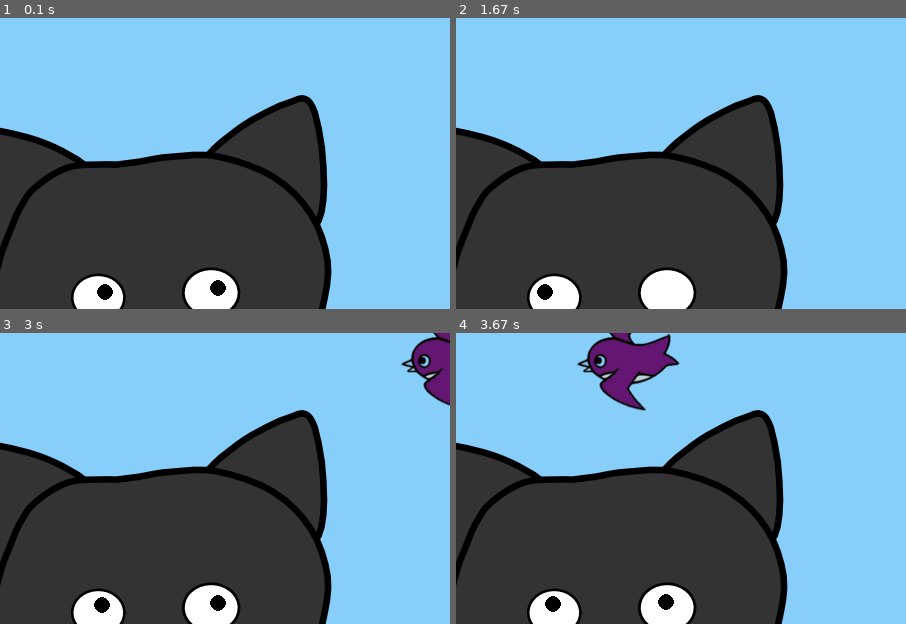
Above: before the commit, frames 1-4 (two rows, left to right).
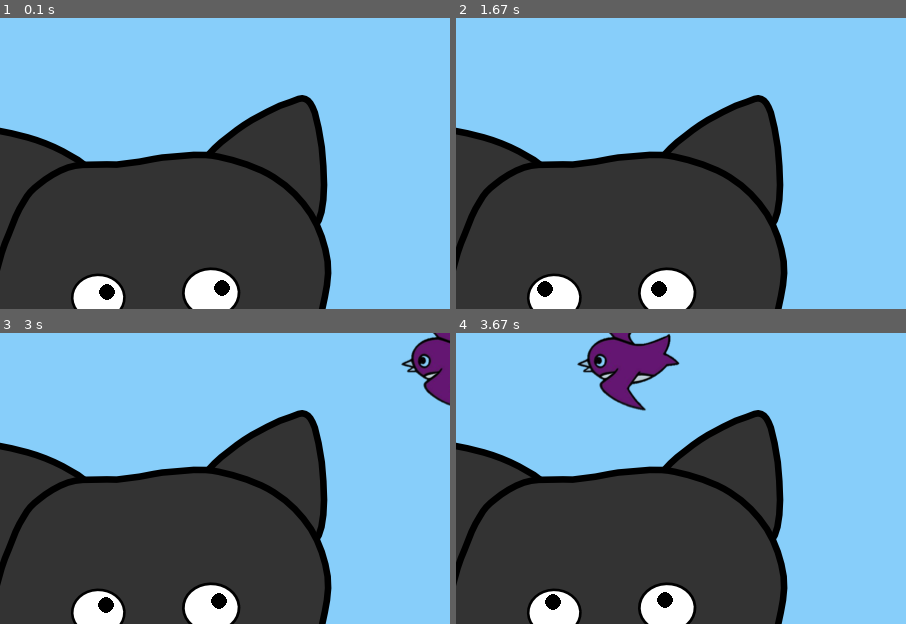
Above: after the commit, the same moments.

Repository: penelopy/py_games
Game: pygame game, started from bird watching/bird_watch.py
The game is run twice, just before and just after one commit, with the same random seed, the same clock (stepped at 60 frames per second) and the same inputs. The source is Python 2; it was converted automatically to run under Python 3.
Inputs:
- Up to frame 1 (0.1 s): no input
- Up to frame 2 (1.67 s): no input
- Up to frame 3 (3 s): no input
- Up to frame 4 (3.67 s): no input
The pictures show only the part of the screen within x 16-66%, y 5-55%; the shares and areas given below are measured in that part.

The runs differ from the first frame. In frame 1, 0.1% of the frame differs, in the area x 21-52%, y 90-97%; in frame 2, 0.2%, in the area x 18-47%, y 90-97%; in frame 3, 0.1%; in frame 4, 0.1%.

Commit message:
Recent edits 2

Diff:
--- a/bird watching/classes.py
+++ b/bird watching/classes.py
@@ -1,5 +1,6 @@
 from settings import *
 import pygame, sys, random, math
+from math import sqrt
 pygame.init()
 
 
@@ -25,44 +26,13 @@
 		self.eye_y = eye_y
 
 	def calculate_position(self):
-		# this module makes the pupil move in a circle around the eye, to follow the bird
+		X = self.bird.x - self.eye_x
+		Y = self.bird.y - self.eye_y
+		Z = sqrt(X**2 + Y**2)
 
-		# food.rect should be the bird to follow
-		# eye_x an eye_y are the center of the eye
-
-		# test code for eye following
-		# ------------------------------------------------------------------------------------
-		# the pupil should line at a fixed distance from the eye center, along the imaginary line that joins the eye center and the bird.
-		# step 1: find the slope of the line connecting the eye and the bird
-		# step 2: the following parameters are known: (distance from eye center to pupil, slope of line between eye center and pupil)
-		# step 3: use this information to find and x and y position for the pupil where these parameters are also true
-
-		# pygame.draw.line(screen, BLACK, (self.bird.x + 50, self.bird.y + 100), (self.eye_x, self.eye_y))
-		x_distance = (self.bird.x - self.eye_x)
-		# if x distance = 0, change it to a very small number so you don't get a "divide by 0" error
-		if x_distance == 0:
-			x_distance = 0.00000001
-		y_distance = (self.bird.y - self.eye_y)
-
-		# # if slope distance = 0, change it to a very small number so you don't get a "divide by 0" error
-		slope = y_distance/x_distance
-		if slope == 0:
-			slope = 0.00000001
-
-		# # use a trial and error method to find a new x and y, to find the correct z
-		# # when you have find the correct z, the x and y are correct
-		# # you use the slope of the angle between the eye and the bird
-		z = 0
-		y = 0.1
-		y_increment = 0.1
-		while z <= 12:
-			y += y_increment
-			x = y/slope
-			z = math.sqrt(x*x + y*y)
-		# correct for quadrant issues
-		if y_distance < 0:
-			x *= -1
-			y *= -1
+		z = 14
+		x = int(X*z/Z)
+		y = int(Y*z/Z)
 
 		# draw pupil
 		pygame.draw.circle(screen, BLACK, (self.eye_x + int(x), self.eye_y + int(y)), 8, 0)
